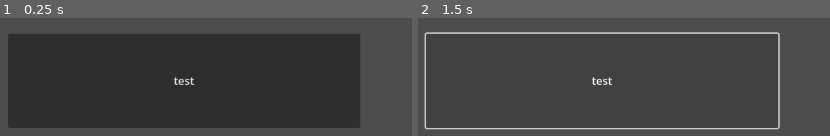
Above: before the commit, frames 1-2 (left to right).
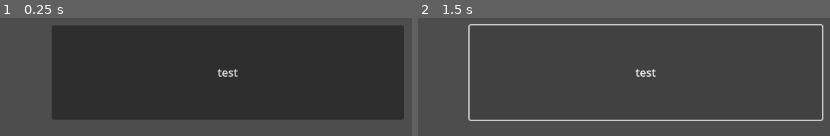
Above: after the commit, the same moments.

Repository: BlueDinoKing/sigmaclicker
Game: Godot game, scene res://node_2d.tscn
The game is run twice, just before and just after one commit, with the same random seed, the same clock (stepped at 60 frames per second) and the same inputs. The project has no main scene, so this scene is started directly.
Inputs:
- Up to frame 1 (0.25 s): no input
- Up to frame 2 (1.5 s): click "test" at 0.5 s; click "test" at 1.25 s

The runs differ from the first frame. In frame 1, 27% of the frame differs, in the area x 1-99%, y 6-94%; in frame 2, 7.7%.

Commit message:
added new button

Diff:
--- /dev/null
+++ b/Button.gd
@@ -0,0 +1,11 @@
+extends Button
+
+
+# Called when the node enters the scene tree for the first time.
+func _ready():
+	pass # Replace with function body.
+
+
+# Called every frame. 'delta' is the elapsed time since the previous frame.
+func _process(delta):
+	pass
--- a/node_2d.tscn
+++ b/node_2d.tscn
@@ -1,10 +1,13 @@
-[gd_scene format=3 uid="uid://bn7wuqkjvi23j"]
+[gd_scene load_steps=2 format=3 uid="uid://bn7wuqkjvi23j"]
+
+[ext_resource type="Script" path="res://Button.gd" id="1_sofj1"]
 
 [node name="Node2D" type="Node2D"]
 
 [node name="Button" type="Button" parent="."]
-offset_left = 222.0
-offset_top = 92.0
-offset_right = 730.0
-offset_bottom = 228.0
+offset_left = 285.0
+offset_top = 80.0
+offset_right = 793.0
+offset_bottom = 216.0
 text = "test"
+script = ExtResource("1_sofj1")
